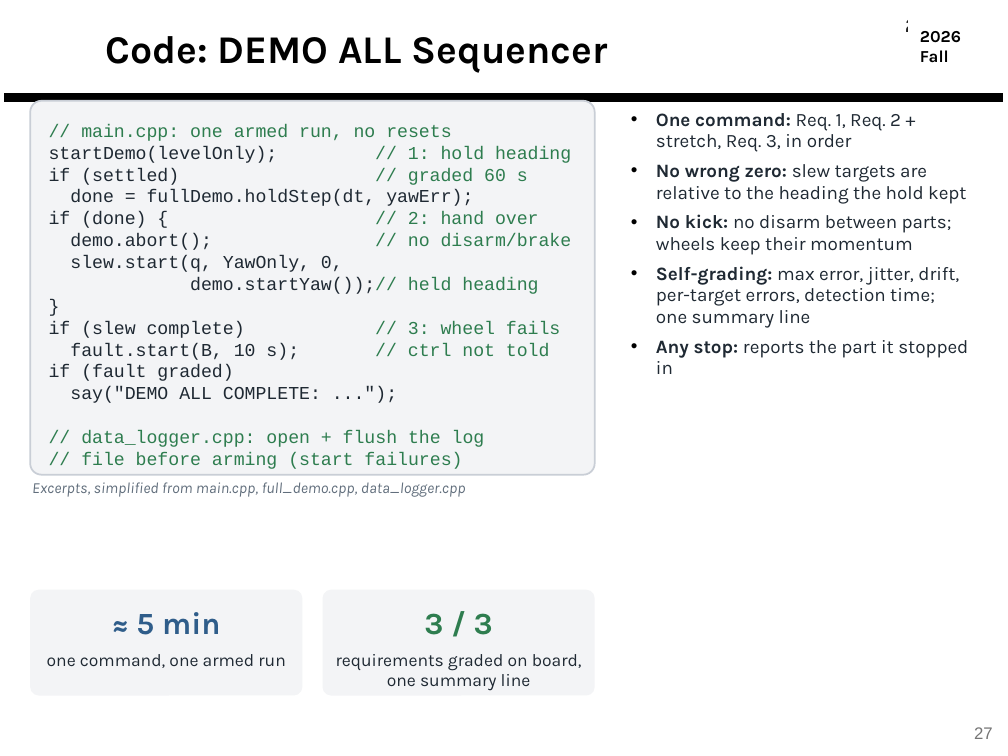
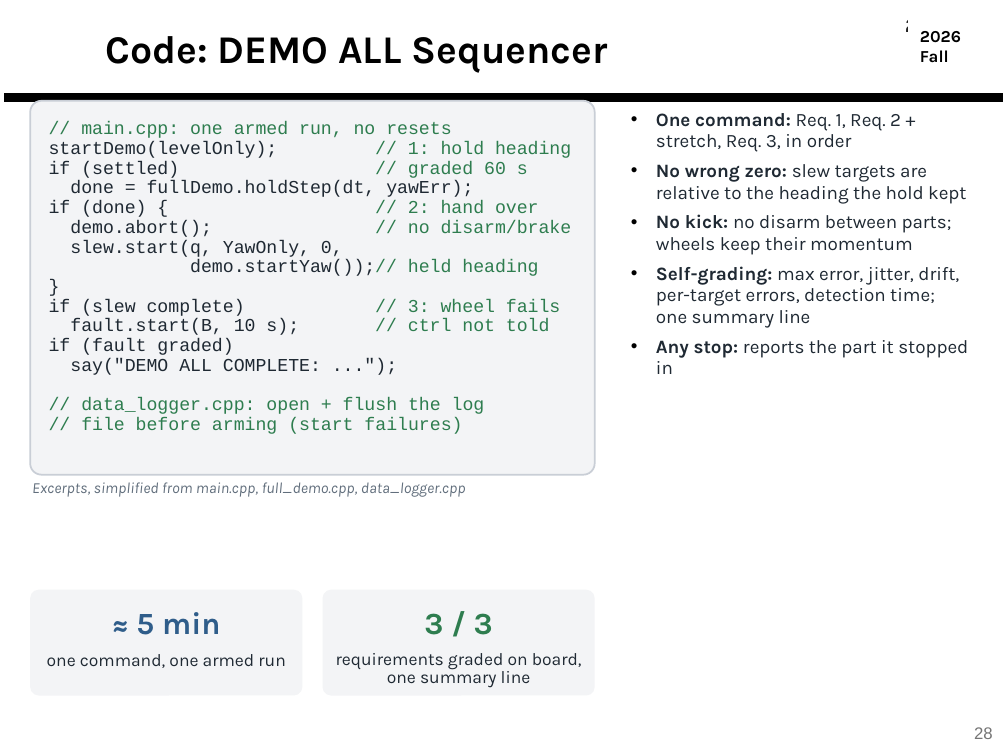
Before and after one commit to derek-weissinger-usafa/Astro-331-Lab-8, a slide deck: slide 28 of Reports/Astro 331 Lab 8_2_3 Body Final Pres.pptx (slide 27 before the commit). Drawn at 1008x756 pixels with LibreOffice and Linux fonts; fonts in the diff are those of the drawing; background and template pictures are left out. Boxes give left, top, right and bottom in pixels: in the first picture for what was removed or moved away, otherwise in the second. Text is boxed around its words. In the diff, an @@ line names an element or a change of style, - is before the commit and + after.

```diff
--- a/Reports/Astro 331 Lab 8_2_3 Body Final Pres.pptx
+++ b/Reports/Astro 331 Lab 8_2_3 Body Final Pres.pptx
@@ rounded rectangle "// main.cpp: one armed run, ..." at bbox=[30, 101, 595, 475]: line spacing 1 to 0.9 @@
@@ text "requirements graded on board, one ..." at bbox=[336, 653, 582, 688]: line spacing 0.95 to 0.85 @@
@@ page number at bbox=[974, 727, 993, 739]: text changed @@
-27
+28
```
Also in this commit, not shown: 7 other slides changed.
